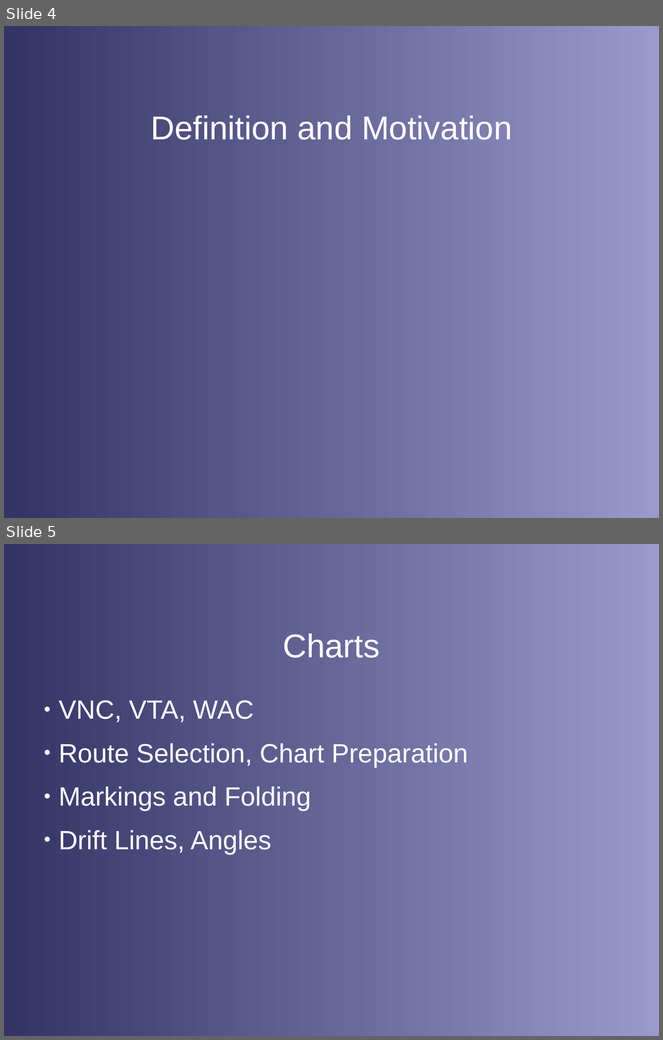
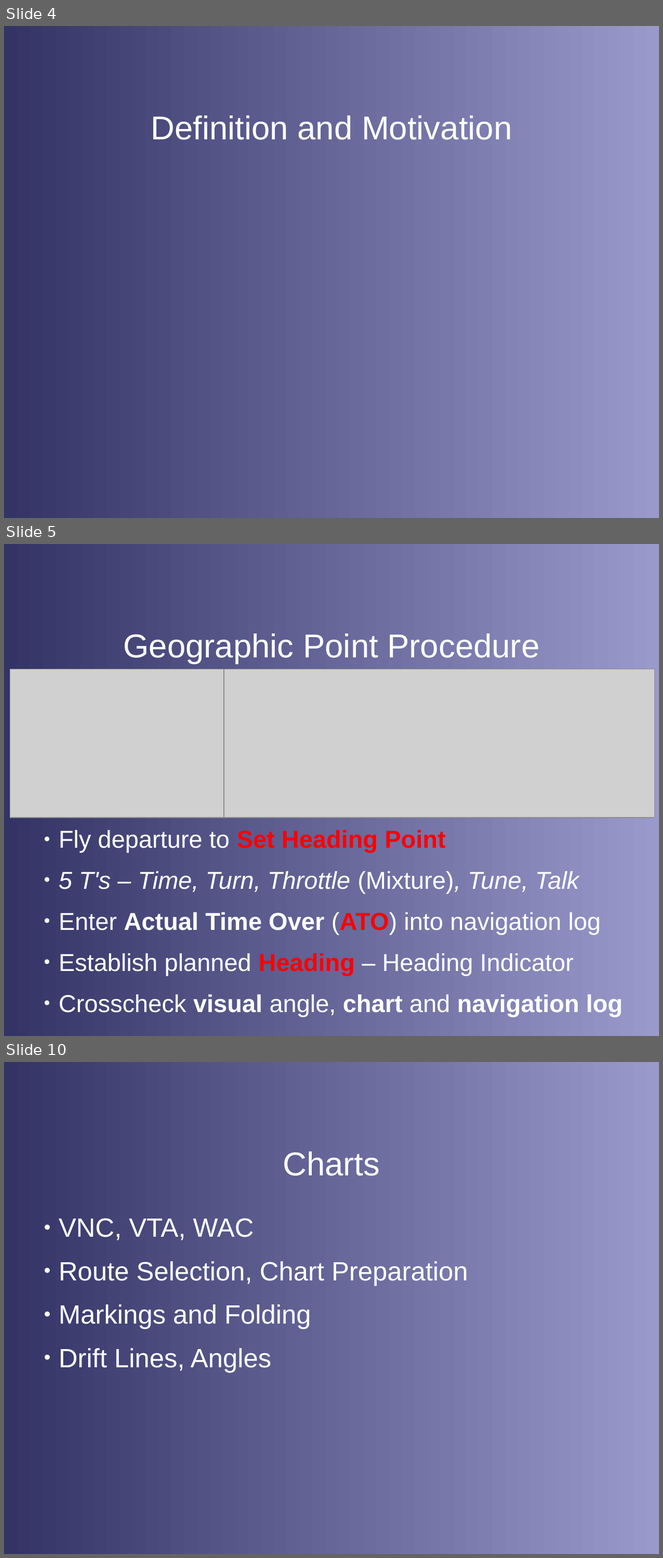
Before and after one commit to stephanheinemann/flight, a slide deck: FI/Navigation/Navigation.odp. Shown one above the other, each under a label of ours: slides 4 and 5 before the commit, slides 4, 5 and 10 after it; the slides between them are not shown. The pictures are 663x1040 and 663x1558 pixels, drawn with LibreOffice and Linux fonts; fonts in the diff are those of the drawing; grey boxes stand for pictures; background and template pictures are left out. Boxes give left, top, right and bottom in pixels: in the first picture for what was removed or moved away, otherwise in the second. Text is boxed around its words. In the diff, an @@ line names an element or a change of style, - is before the commit and + after.

Commit message:
extended navigation presentation

```diff
--- a/FI/Navigation/Navigation.odp
+++ b/FI/Navigation/Navigation.odp
@@ slide 5 added at (4, 544, 659, 1036), background gradient #333366 to #9999CC @@
@@ title added at (124, 633, 540, 664), 40 pt, text #FFFFFF @@
+Geographic Point Procedure
@@ picture added at (10, 669, 233, 818) @@
@@ picture added at (224, 669, 655, 818) @@
@@ text added at (59, 830, 623, 1017), 29.6 pt, text #FFFFFF @@
+● Fly departure to Set Heading Point
+● 5 T's – Time, Turn, Throttle (Mixture), Tune, Talk
+● Enter Actual Time Over (ATO) into navigation log
+● Establish planned Heading – Heading Indicator
+● Crosscheck visual angle, chart and navigation log
@@ what was slide 5 is now slide 10 @@
```
Also in this commit, not shown: 4 other slides added, 16 other files.
